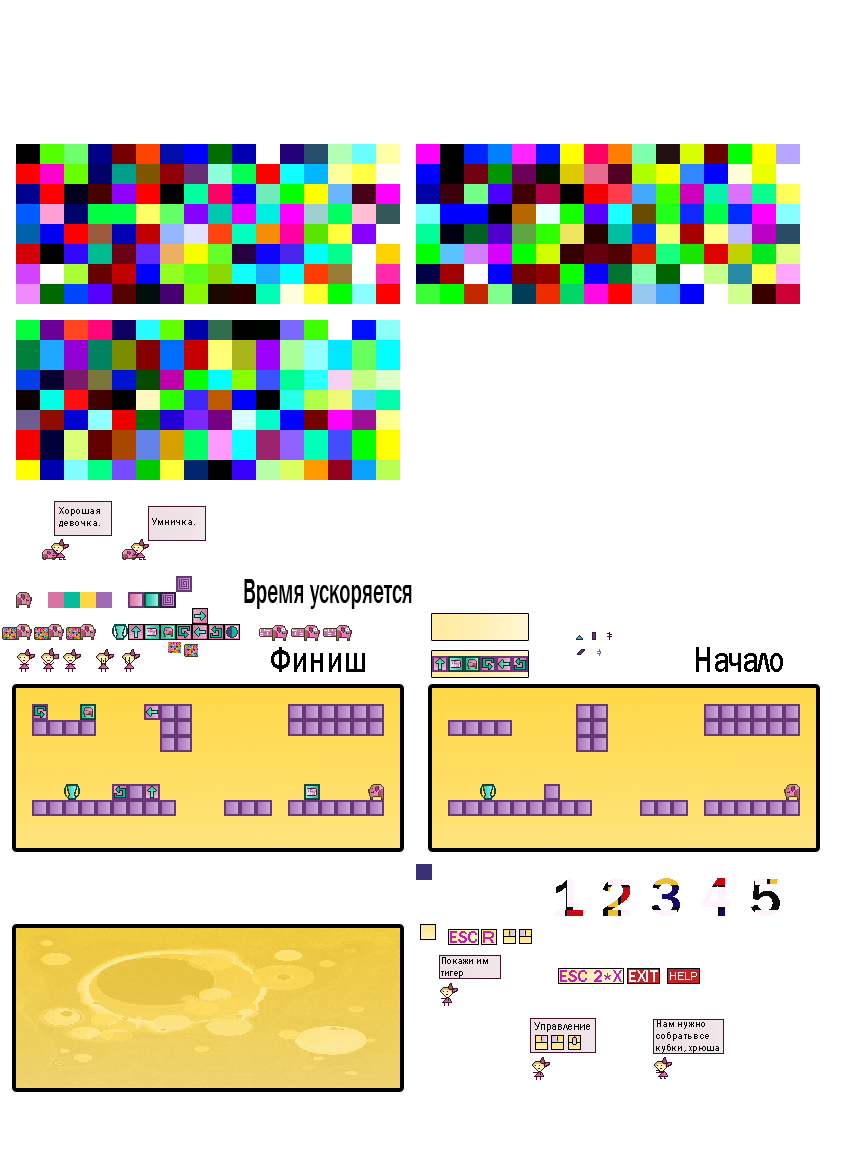
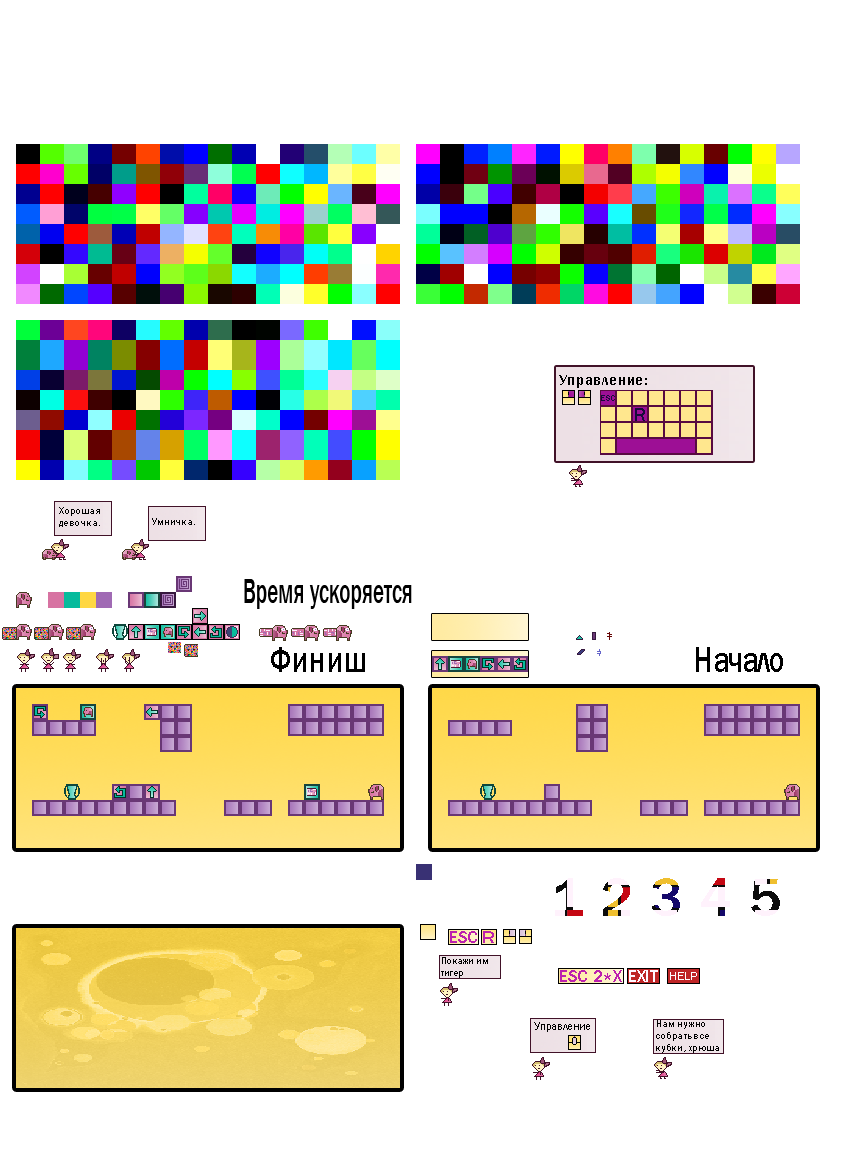
Revision of a layered 848×1152 image; what changed, layer by layer:
added layer "Слой 19" above "Слой 6" over (600, 390, 713, 455)
moved "Слой 6" above "Слой 1 копия", painted on it over (535, 390, 591, 1050)
added layer "Управление:" above "Слой 5 копия 4" over (559, 375, 647, 388)
added layer "Слой 5 копия 4" above "Слой 3 копия 7" over (556, 367, 753, 461)
added layer "Слой 3 копия 7" above "Нам нужно собрать все кубки, хрюша" over (569, 465, 587, 487)
